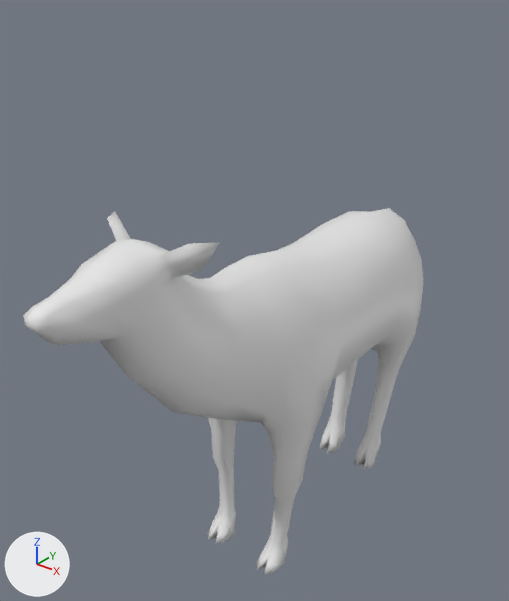
The FBX model models/fauna/elk/elk.fbx: old version first, new version second.
Camera for both pictures: a camera (50 mm lens) standing at (0.574, -0.785, 0.903) and looking at (-0.031, -0.028, 0.434). The axes (+X, +Y, +Z) are drawn at lower left. The lights are the same throughout. Materials are left out; every surface is plain grey. Where no turn or scale is listed for an object, it has been applied to the vertices.

In view in the first picture: 'elk'.
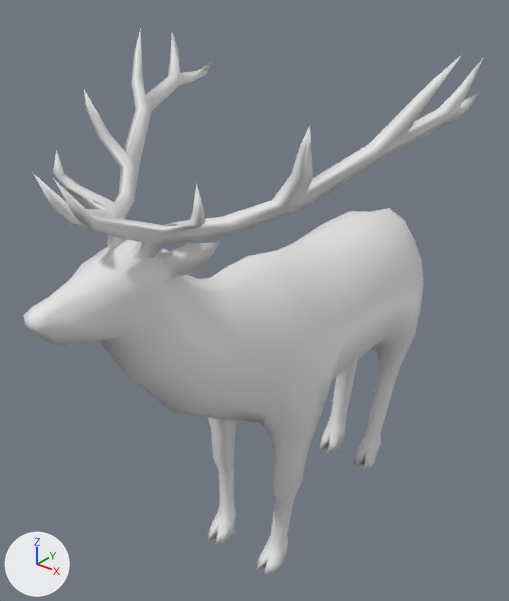
The newer file is also rescaled (x2.252) as a whole; pictures and numbers use the older file's frame.

Location of each change, [x1, y1, x2, y2] in pixels of the pictures (509 x 601 px):
```json
{"object": "elk", "change": "reshaped", "before": [23, 208, 424, 574], "after": [23, 28, 484, 574], "on screen": "15% wider, 49% taller"}
{"part": 1, "of": "me_elk", "change": "added", "after": [53, 55, 484, 259]}
{"part": 2, "of": "me_elk", "change": "added", "after": [32, 28, 212, 250]}
```

The change, as JSON lines over the scene's bpy script:
```json
{"block": "me_elk", "where": "# used by ob_elk; location = (0.0, 0.0, 0.0)"}
{"op": "remove", "block": "me_elk", "code": "me_elk.from_pydata(...)  # 466 vertices, 472 faces; spans x -0.108..0.108, y -0.434..0.391, z -0.002..0.623"}
{"op": "add", "block": "me_elk", "code": "me_elk.from_pydata(...)  # 618 vertices, 636 faces; spans x -0.251..0.251, y -0.434..0.391, z -0.002..0.812"}
{"block": "me_elk", "change": "me_elk part 1: a new loose piece of 76 vertices spanning x 0.008..0.251, y -0.394..0.105, z 0.593..0.812"}
{"block": "me_elk", "change": "me_elk part 2: a new loose piece of 76 vertices spanning x -0.251..-0.008, y -0.394..0.105, z 0.593..0.812"}
```
